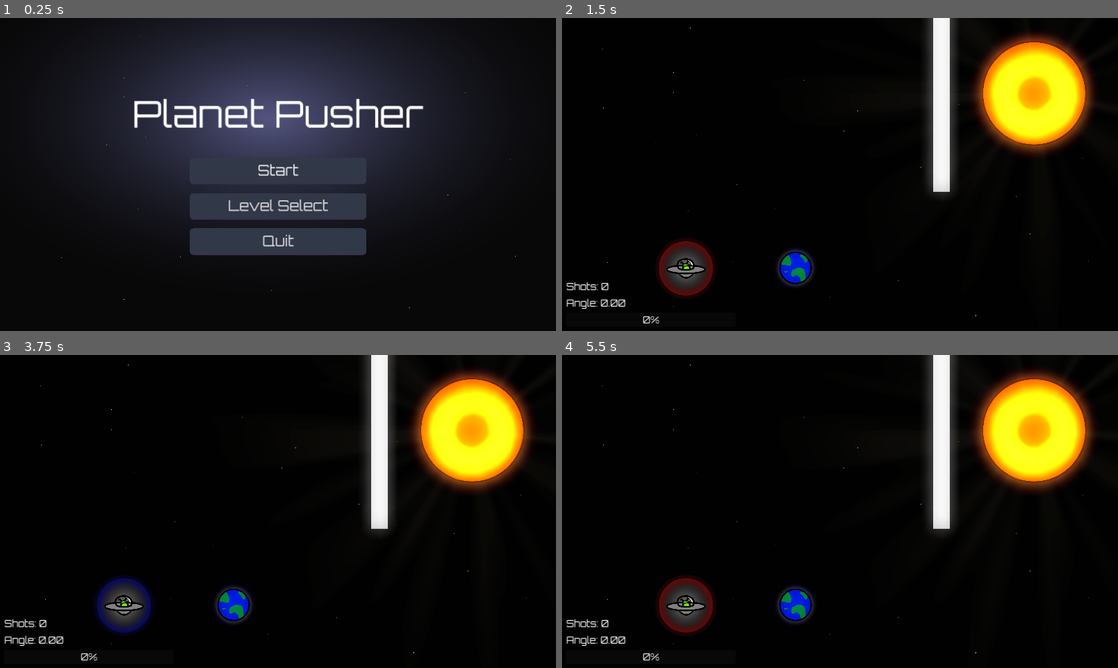
Above: before the commit, frames 1-4 (two rows, left to right).
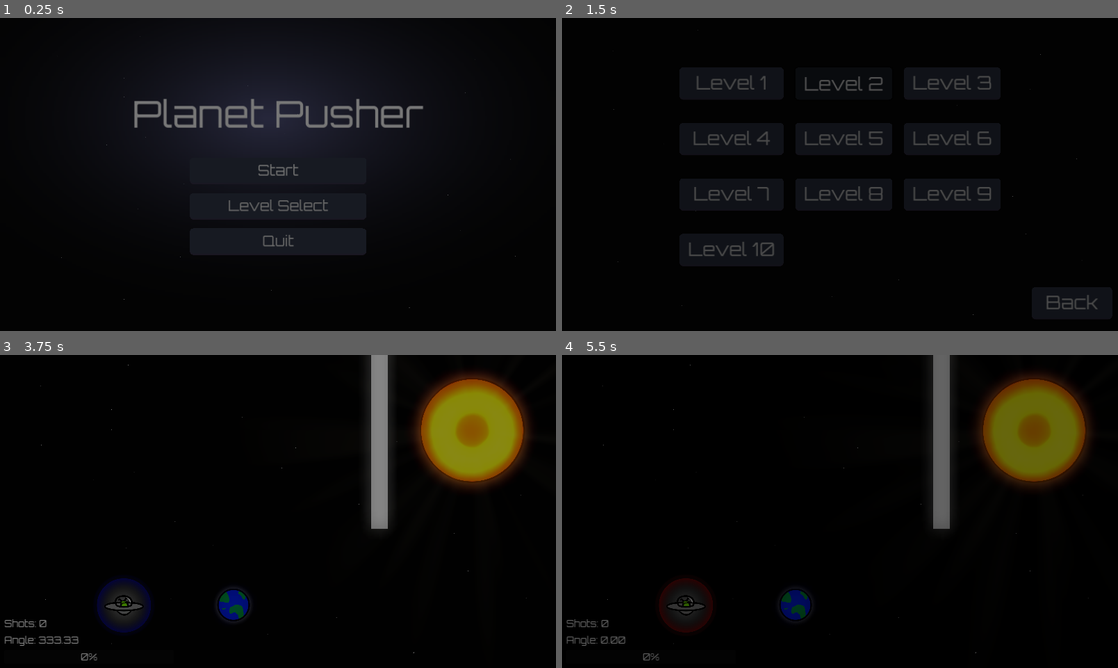
Above: after the commit, the same moments.

Repository: Afterglow375/godot_jam_03
Game: Godot game, scene res://scenes/ui/main_menu.tscn
The game is run twice, just before and just after one commit, with the same random seed, the same clock (stepped at 60 frames per second) and the same inputs.
Inputs (mouse positions are in pixels of both pictures, inside the frame that each line leads up to):
- Up to frame 1 (0.25 s): no input
- Up to frame 2 (1.5 s): click "Level Select" at 0.5 s; click "Level 2" at 1.25 s
- Up to frame 3 (3.75 s): tap Enter at 2 s; drag from (122, 605) to (472, 430) at 2.02 s; drag from (166, 527) to (472, 430) at 2.77 s; tap Space at 3.5 s; move the mouse to (333, 442) at 3.52 s; tap R at 3.6 s; click (333, 442) at 3.67 s
- Up to frame 4 (5.5 s): drag from (812, 574) to (1034, 430) at 4.27 s; tap Enter at 5 s; move the mouse to (1006, 558) at 5.02 s; tap R at 5.1 s; click (1006, 558) at 5.17 s; tap Space at 5.27 s

The runs differ from the first frame. In frame 1, 29% of the frame differs, in the area x 11-93%, y 4-93%; in frame 2, 14%; in frame 3, 9.6%; in frame 4, 11%.

Commit message:
Added scene transitions

Diff:
--- a/project.godot
+++ b/project.godot
@@ -17,11 +17,11 @@
 
 [autoload]
 
-SceneManager="*res://scripts/systems/scene_manager.gd"
 GameManager="*res://scripts/systems/game_manager.gd"
 AudioManager="*res://scripts/systems/audio_manager.gd"
 Signal_Debugger="*res://addons/SignalVisualizer/Debugger/SignalDebugger.gd"
 AntialiasedLine2DTexture="*res://addons/antialiased_line2d/texture.gd"
+SceneManager="*res://scenes/ui/scene_transition.tscn"
 
 [display]
 
--- /dev/null
+++ b/scenes/ui/scene_transition.tscn
@@ -0,0 +1,59 @@
+[gd_scene load_steps=5 format=3 uid="uid://dtsynn2em766q"]
+
+[ext_resource type="Script" path="res://scripts/systems/scene_manager.gd" id="1_17wuc"]
+
+[sub_resource type="Animation" id="Animation_si45d"]
+resource_name = "RESET"
+length = 0.01
+tracks/0/type = "value"
+tracks/0/imported = false
+tracks/0/enabled = true
+tracks/0/path = NodePath("ColorRect:modulate")
+tracks/0/interp = 1
+tracks/0/loop_wrap = true
+tracks/0/keys = {
+"times": PackedFloat32Array(0),
+"transitions": PackedFloat32Array(1),
+"update": 0,
+"values": [Color(1, 1, 1, 0)]
+}
+
+[sub_resource type="Animation" id="Animation_gwhal"]
+resource_name = "dissolve"
+length = 0.5
+tracks/0/type = "value"
+tracks/0/imported = false
+tracks/0/enabled = true
+tracks/0/path = NodePath("ColorRect:modulate")
+tracks/0/interp = 1
+tracks/0/loop_wrap = true
+tracks/0/keys = {
+"times": PackedFloat32Array(0, 0.5),
+"transitions": PackedFloat32Array(1, 1),
+"update": 0,
+"values": [Color(1, 1, 1, 0), Color(1, 1, 1, 1)]
+}
+
+[sub_resource type="AnimationLibrary" id="AnimationLibrary_72w16"]
+_data = {
+"RESET": SubResource("Animation_si45d"),
+"dissolve": SubResource("Animation_gwhal")
+}
+
+[node name="CanvasLayer" type="CanvasLayer"]
+script = ExtResource("1_17wuc")
+
+[node name="ColorRect" type="ColorRect" parent="."]
+modulate = Color(1, 1, 1, 0)
+anchors_preset = 15
+anchor_right = 1.0
+anchor_bottom = 1.0
+grow_horizontal = 2
+grow_vertical = 2
+mouse_filter = 2
+color = Color(0, 0, 0, 1)
+
+[node name="AnimationPlayer" type="AnimationPlayer" parent="."]
+libraries = {
+"": SubResource("AnimationLibrary_72w16")
+}
--- a/scripts/systems/scene_manager.gd
+++ b/scripts/systems/scene_manager.gd
@@ -8,12 +8,18 @@
 ## Emitted when a scene change operation has completed
 signal scene_change_completed(new_scene_path)
 
+@onready var animation_player = $AnimationPlayer
+
 ## Changes to a new scene using the provided path
 ## @param new_scene_path: String - Path to the scene file to load
 ## @return Error code from the scene change operation
 func change_scene(new_scene_path: String) -> Error:
+	animation_player.play("dissolve", 0.0, 2.0)
+	await animation_player.animation_finished
 	scene_change_started.emit(new_scene_path)
 	var err = get_tree().change_scene_to_file(new_scene_path)
+	var anim_length = animation_player.get_animation("dissolve").length
+	animation_player.play("dissolve", 0.0, -2.0, anim_length)
 	if err == OK:
 		# Defer the completion signal to ensure it fires after the scene is loaded
 		call_deferred("_emit_scene_change_completed", new_scene_path)
@@ -29,7 +35,7 @@
 func reload_scene() -> Error:
 	var current_scene = get_tree().current_scene
 	if current_scene and current_scene.scene_file_path:
-		return change_scene(current_scene.scene_file_path)
+		return await change_scene(current_scene.scene_file_path)
 	else:
 		push_error("Could not reload scene: current scene path is null")
 		return ERR_CANT_CREATE
--- a/scripts/ui/main_menu.gd
+++ b/scripts/ui/main_menu.gd
@@ -1,6 +1,16 @@
 extends Control
 
 func _ready() -> void:
+	# Play the fade-in animation (dissolve in reverse) when main menu starts
+	if SceneManager and SceneManager.animation_player:
+		# Set the ColorRect to fully opaque first
+		var color_rect = SceneManager.get_node("ColorRect")
+		if color_rect:
+			color_rect.modulate.a = 1.0
+		# Play the dissolve animation in reverse at normal speed
+		var anim_length = SceneManager.animation_player.get_animation("dissolve").length
+		SceneManager.animation_player.play("dissolve", 0.0, -1.0, anim_length)
+
 	$VBoxContainer/StartButton.grab_focus()
 
 
